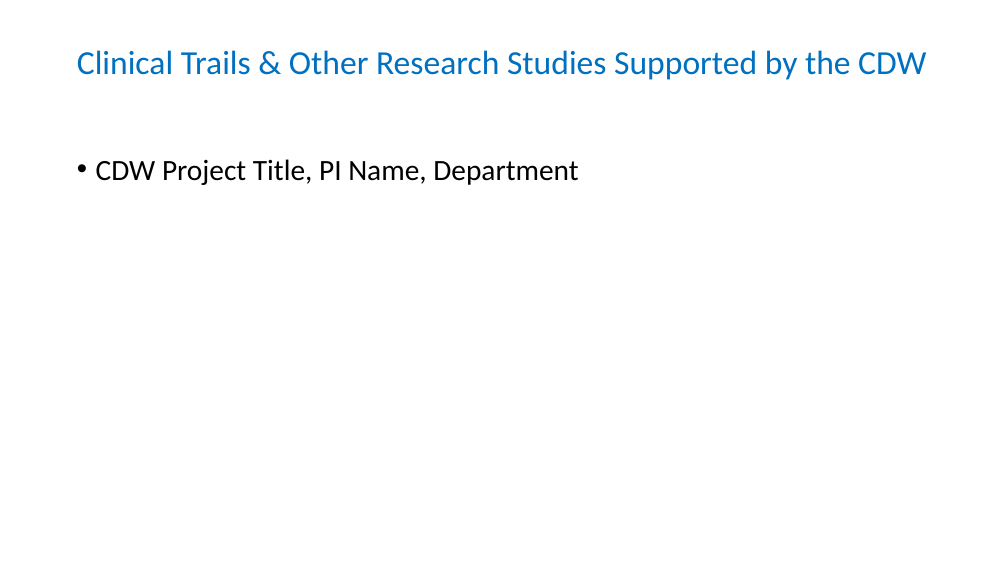
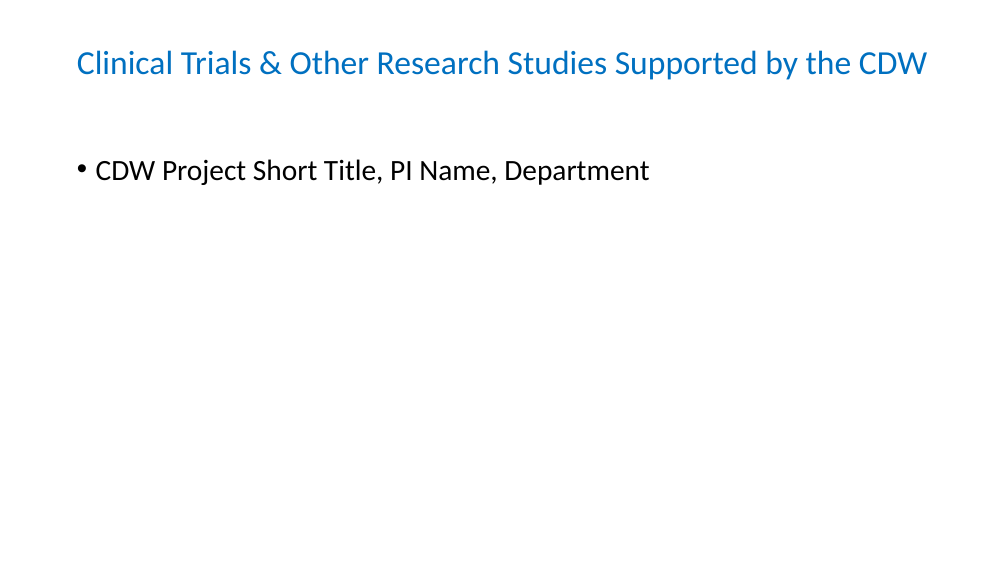
Before and after one commit to OuhscBbmc/prairie-outpost-public, a slide deck: slide 23 of publications/presentation-2019-06-idea/ispctn-regional-conference-2019-06.pptx (slide 24 before the commit). Drawn at 1008x567 pixels with LibreOffice and Linux fonts; fonts in the diff are those of the drawing. Boxes give left, top, right and bottom in pixels: in the first picture for what was removed or moved away, otherwise in the second. Text is boxed around its words. In the diff, an @@ line names an element or a change of style, - is before the commit and + after.

```diff
--- a/publications/presentation-2019-06-idea/ispctn-regional-conference-2019-06.pptx
+++ b/publications/presentation-2019-06-idea/ispctn-regional-conference-2019-06.pptx
@@ title at <box>77,50,927,80</box>: text changed @@
-Clinical Trails & Other Research Studies Supported by the CDW
+Clinical Trials & Other Research Studies Supported by the CDW
@@ text at <box>96,159,649,185</box>: text changed @@
-• CDW Project Title, PI Name, Department
+• CDW Project Short Title, PI Name, Department
```
Also in this commit, not shown: 7 other slides changed, 1 slide added, 1 slide removed.
